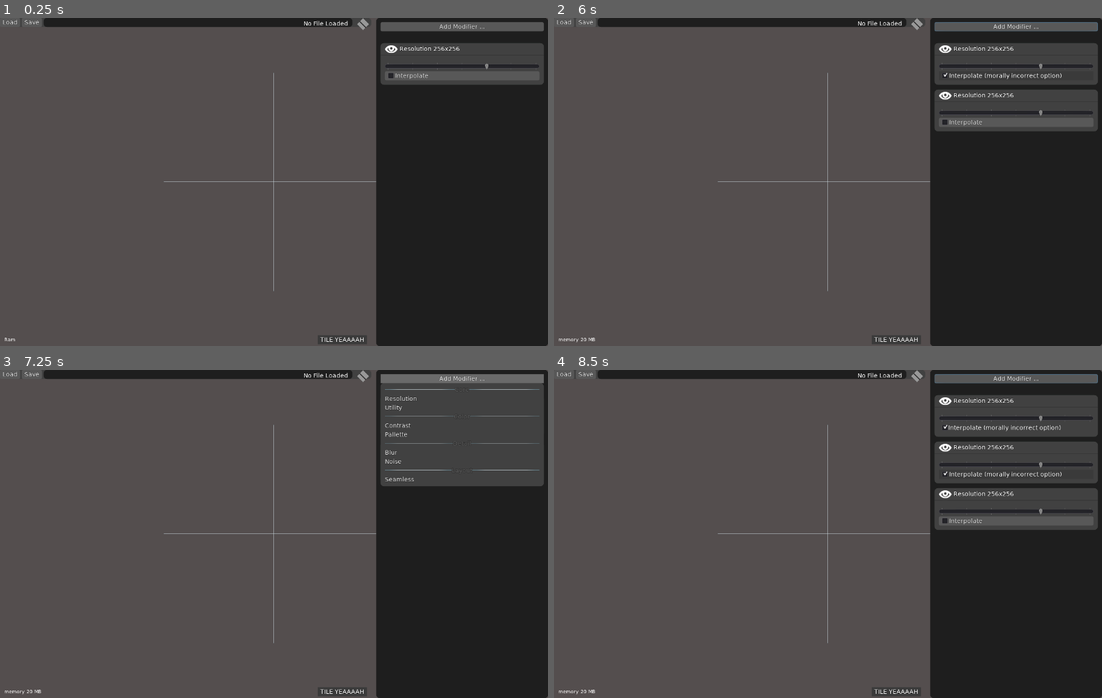
Above: before the commit, frames 1-4 (two rows, left to right).
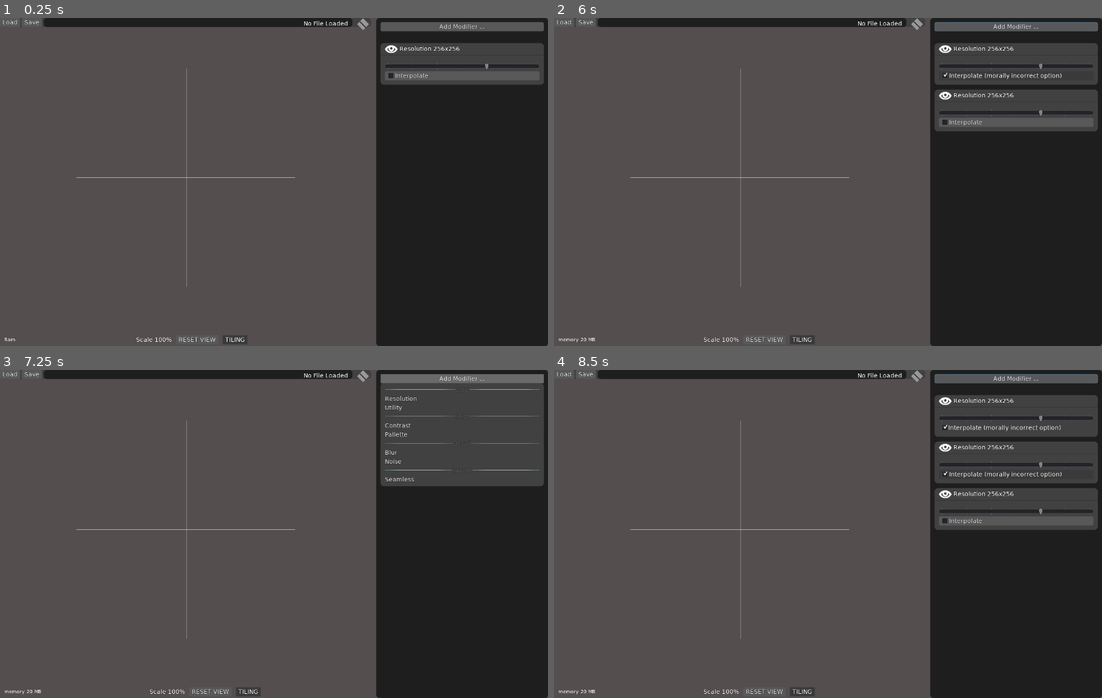
Above: after the commit, the same moments.

Repository: jackaperkins/texrex
Game: Godot game, scene res://main.tscn
Same seed, same stepped clock (60 frames per second), same inputs: the game is played once before the commit and once after it.
Inputs (mouse positions are in pixels of both pictures, inside the frame that each line leads up to):
- Up to frame 1 (0.25 s): no input
- Up to frame 2 (6 s): click "TILE YEAAAAH" (after the commit: "TILING") at 0.5 s; click (762, 339) at 1.25 s, where only the run after the commit has a clickable "RESET VIEW"; click (943, 50) at 2 s; click (943, 50) at 2.75 s; click "Add Modifier ..." at 3.5 s; click (1014, 50) at 4.25 s; click "Interpolate" at 5 s; click "TILE YEAAAAH" (after the commit: "TILING") at 5.75 s
- Up to frame 3 (7.25 s): click "Add Modifier ..." at 6.5 s
- Up to frame 4 (8.5 s): click (1014, 402) at 7.27 s; click "Interpolate" at 8 s

The runs differ from the first frame. In frame 1, 0.7% of the frame differs, in the area x 13-69%, y 15-100%; in frame 2, 0.7%; in frame 3, 0.7%; in frame 4, 0.7%.

Commit message:
visualize zoom and add reset button

Diff:
--- a/texrex/ui/Canvas.gd
+++ b/texrex/ui/Canvas.gd
@@ -10,6 +10,8 @@
 onready var canvasAllTextures = $CanvasLayer/canvas_root/canvasScaler/GridContainer.get_children()
 onready var bottom_info = $BottomBar/HBoxContainer/BottomInfo
 
+onready var scale_label = $BottomBar/HBoxContainer/HBoxContainer/ScaleLabel
+
 var mostRecentTexture = null
 
 # pan canvas
@@ -18,11 +20,17 @@
 var show_tiles = true
 
 func _ready():
+	frame_center()
 	pass
 
 func set_texture(tex):
 	mostRecentTexture = tex
 	display_tiles()
+	frame_center()
+
+func frame_center():
+	canvas_root.rect_position = rect_size / 2
+	pass
 
 func _process(delta):
 	if Input.is_action_just_pressed('middle_mouse'):
@@ -31,11 +39,25 @@
 		is_panning = false
 
 func _input(event):
+	# bug this is doubled for some reason
 	if event is InputEventMouseButton:
+		var next_scale = canvasScaler.rect_scale.x
 		if event.button_index == BUTTON_WHEEL_UP:
-			canvasScaler.rect_scale += Vector2(0.1, 0.1)
+			if next_scale >= 1:
+				next_scale += .2
+			else:
+				next_scale += .05
 		elif event.button_index == BUTTON_WHEEL_DOWN:
-			canvasScaler.rect_scale-= Vector2(0.1, 0.1)
+			if next_scale > 1:
+				next_scale -= .2
+			else:
+				print('decreasing slowly')
+				next_scale -= .05
+
+		if event.button_index == BUTTON_WHEEL_UP or event.button_index == BUTTON_WHEEL_DOWN:
+			next_scale = clamp(next_scale, 0, 5)
+			canvasScaler.rect_scale = Vector2(next_scale,next_scale)
+			scale_label.text = "Scale " + String(int(next_scale*100)) + "%"
 	if event is InputEventMouseMotion:
 		if is_panning:
 			canvas_root.rect_position += event.relative
@@ -54,3 +76,9 @@
 func _on_Tile_toggled(button_pressed):
 	show_tiles = button_pressed
 	display_tiles()
+
+
+func _on_ResetView_pressed():
+	frame_center()
+	scale_label.text = "Scale 100%"
+	canvasScaler.rect_scale = Vector2(1,1)
--- a/texrex/ui/canvas.tscn
+++ b/texrex/ui/canvas.tscn
@@ -210,8 +210,8 @@
 
 [node name="BottomInfo" type="Label" parent="BottomBar/HBoxContainer"]
 margin_top = 3.0
-margin_right = 27.0
-margin_bottom = 18.0
+margin_right = 26.0
+margin_bottom = 17.0
 custom_fonts/font = ExtResource( 1 )
 custom_colors/font_color = Color( 1, 1, 1, 1 )
 text = "Ram"
@@ -219,19 +219,40 @@
 "_edit_use_anchors_": false
 }
 
-[node name="Tile" type="Button" parent="BottomBar/HBoxContainer"]
-margin_left = 1142.0
-margin_right = 1257.0
+[node name="HBoxContainer" type="HBoxContainer" parent="BottomBar/HBoxContainer"]
+margin_left = 513.0
+margin_right = 773.0
+margin_bottom = 21.0
+size_flags_horizontal = 6
+custom_constants/separation = 10
+
+[node name="ScaleLabel" type="Label" parent="BottomBar/HBoxContainer/HBoxContainer"]
+margin_top = 2.0
+margin_right = 83.0
+margin_bottom = 19.0
+text = "Scale 100%"
+
+[node name="ResetView" type="Button" parent="BottomBar/HBoxContainer/HBoxContainer"]
+margin_left = 93.0
+margin_right = 192.0
 margin_bottom = 21.0
 focus_mode = 0
-size_flags_horizontal = 10
+enabled_focus_mode = 0
+text = "RESET VIEW"
+
+[node name="Tile" type="Button" parent="BottomBar/HBoxContainer/HBoxContainer"]
+margin_left = 202.0
+margin_right = 260.0
+margin_bottom = 21.0
+focus_mode = 0
 toggle_mode = true
 pressed = true
 enabled_focus_mode = 0
-text = "TILE YEAAAAH"
+text = "TILING"
 
 [node name="Timer" type="Timer" parent="."]
 autostart = true
 
-[connection signal="toggled" from="BottomBar/HBoxContainer/Tile" to="." method="_on_Tile_toggled"]
+[connection signal="pressed" from="BottomBar/HBoxContainer/HBoxContainer/ResetView" to="." method="_on_ResetView_pressed"]
+[connection signal="toggled" from="BottomBar/HBoxContainer/HBoxContainer/Tile" to="." method="_on_Tile_toggled"]
 [connection signal="timeout" from="Timer" to="." method="_on_Timer_timeout"]
